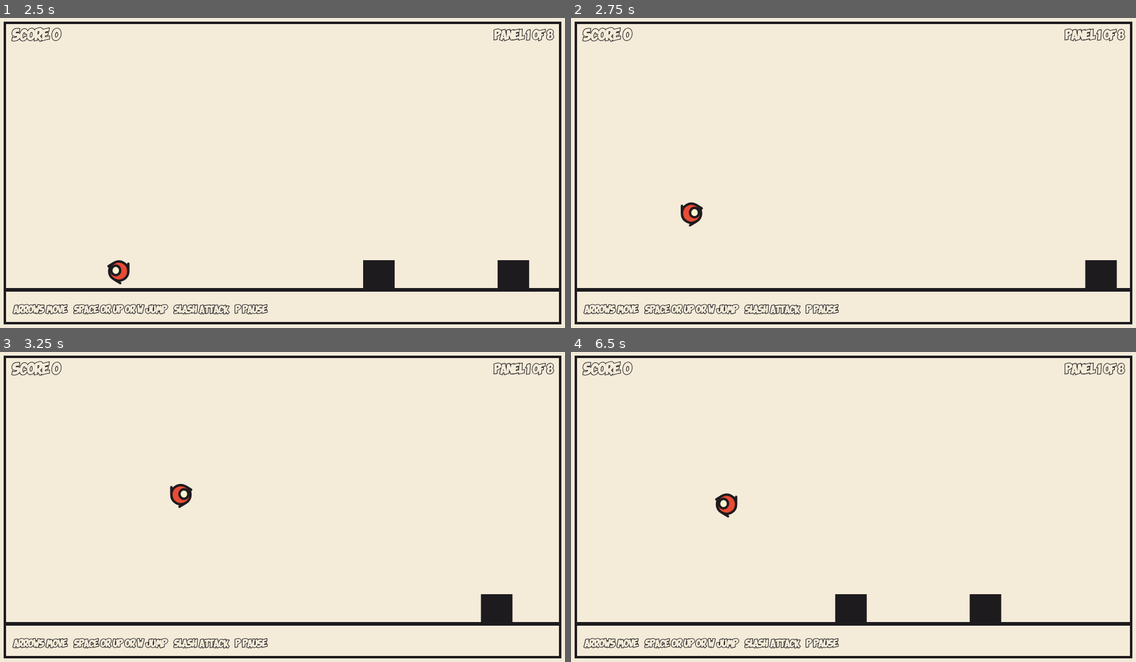
Above: before the commit, frames 1-4 (two rows, left to right).
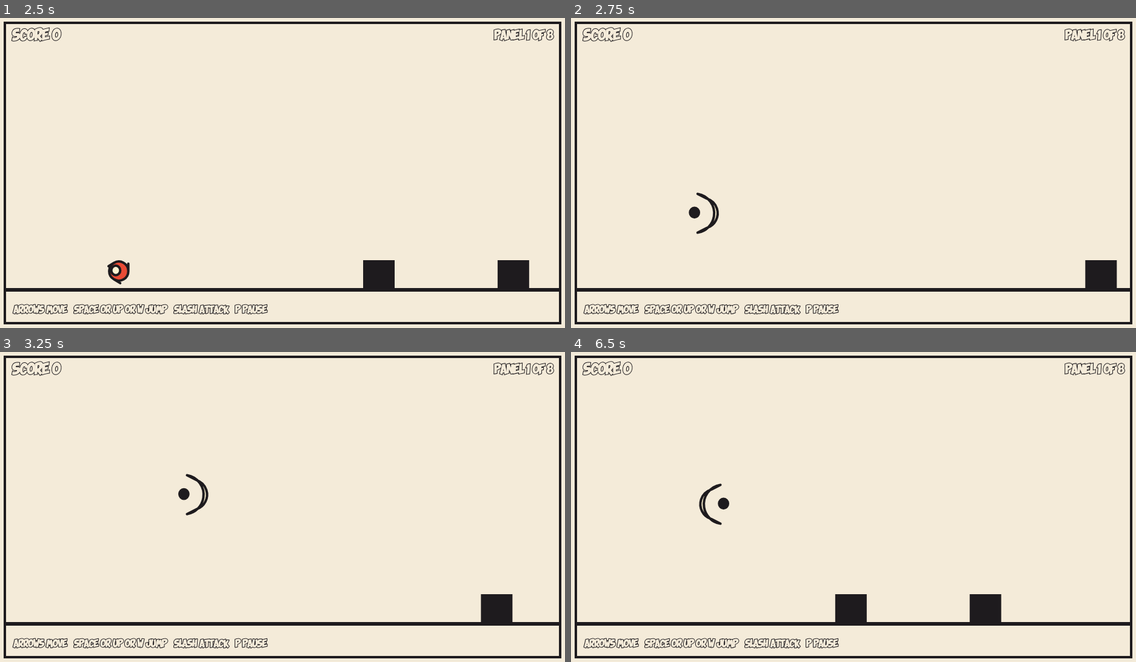
Above: after the commit, the same moments.

Repository: rfrondorf12/ai-girlies-jam-game
Game: browser game, page index.html
The game is run twice, just before and just after one commit, with the same random seed, the same clock (stepped at 60 frames per second) and the same inputs.
Inputs:
- Up to frame 1 (2.5 s): hold Right 1.03-1.53 s; tap Space at 1.1, 1.6, 2.1 s; hold Down 1.58-1.85 s; hold Left 1.9-2.47 s
- Up to frame 2 (2.75 s): tap R at 2.52 s; hold Up from 2.52 s (still down); tap Space at 2.6 s
- Up to frame 3 (3.25 s): release Up at 2.82 s; hold Right from 2.87 s (still down); tap Space at 3.1 s
- Up to frame 4 (6.5 s): release Right at 3.53 s; hold Up 3.58-3.82 s; tap Space every 0.5 s from 3.6 to 6.1 s; hold Left 3.87-4.3 s; hold Down 4.35-4.68 s; hold Right 4.73-5.23 s; hold Down 5.28-5.55 s; hold Left 5.6-6.17 s; hold Up from 6.22 s (still down)

Frame 1 is identical in both runs. In frame 2, 0.3% of the frame differs, in the area x 19-27%, y 56-70%; in frame 3, 0.3%; in frame 4, 0.4%, in the area x 22-30%, y 42-56%.

Commit message:
m4-look: three player costumes, one per world
Co-Authored-By: Claude Code <noreply@anthropic.com>

Diff:
--- a/main.js
+++ b/main.js
@@ -17,6 +17,7 @@
   CONTROLS_HINT, CONTROLS_HINT_SIZE, CONTROLS_HINT_DURATION, CONTROLS_HINT_MARGIN,
   COLOR_PAPER, COLOR_INK, COLOR_PLAYER, COLOR_EYE, COLOR_MONSTER, COLOR_GROUND,
   COLOR_DEATH, PANEL_FLASH_COLOR,
+  WORLD_COUNT, WORLD_PLAYER_FILL, WORLD_PLAYER_EYE,
   AUDIO_ENABLED, AUDIO_MASTER_VOLUME,
   SFX_JUMP_VOLUME, SFX_JUMP_DURATION, SFX_JUMP_BASE_FREQ,
   SFX_SLASH_VOLUME, SFX_SLASH_DURATION, SFX_SLASH_BASE_FREQ,
@@ -45,6 +46,7 @@
 let gameOver = false;         // run has ended: physics freezes, the panel keeps drawing
 let victory = false;          // all 8 panels cleared
 let paused = false;           // true while the run is paused (P or Escape)
+let world = 0;                // current world theme, chosen per run
 let jumpQueued = false;       // a Space / ArrowUp / KeyW press waiting for update() to spend on a jump
 let slashQueued = false;      // a '/' press waiting for update() to spend on a swing
 let runTime = 0;              // seconds of active run, drives the temporary controls hint
@@ -83,6 +85,7 @@
   gameOver = false;
   victory = false;
   paused = false;
+  world = Math.floor(Math.random() * WORLD_COUNT);
   jumpQueued = false;
   slashQueued = false;
   runTime = 0;
@@ -513,6 +516,35 @@
   }
 }
 
+function drawPlayerShape(w, h) {
+  if (world === 0) {
+    // Print Shop: The Missing Piece, a rounded wedge pointing forward.
+    roundedPath([
+      { x: -w / 2, y: -h },
+      { x: w / 2, y: -h / 2 },
+      { x: -w / 2, y: 0 },
+    ], Math.min(w, h) * SHAPE_ROUND);
+  } else if (world === 1) {
+    // Garden: a soft pink worm capsule.
+    roundedPath([
+      { x: -w * 0.45, y: -h },
+      { x: w * 0.45, y: -h },
+      { x: w * 0.45, y: 0 },
+      { x: -w * 0.45, y: 0 },
+    ], Math.min(w, h) * 0.45);
+  } else {
+    // Midnight: a crescent moon pointing forward.
+    const cy = -h / 2;
+    const r = h * 0.58;
+    const outerX = -w * 0.05;
+    const innerX = outerX + w * 0.28;
+    ctx.beginPath();
+    ctx.arc(outerX, cy, r, -Math.PI * 0.45, Math.PI * 0.45);
+    ctx.arc(innerX, cy, r * 0.78, Math.PI * 0.4, -Math.PI * 0.4, true);
+    ctx.closePath();
+  }
+}
+
 function drawPlayer() {
   const w = PLAYER_W;
   const h = PLAYER_H;
@@ -523,16 +555,15 @@
   ctx.lineWidth = OUTLINE_WIDTH;
   ctx.strokeStyle = COLOR_INK;
 
-  // The Missing Piece: a rounded wedge whose point is the direction of travel.
-  roundedPath([{ x: -w / 2, y: -h }, { x: w / 2, y: -h / 2 }, { x: -w / 2, y: 0 }], Math.min(w, h) * SHAPE_ROUND);
-  ctx.fillStyle = gameOver ? COLOR_DEATH : COLOR_PLAYER;
+  drawPlayerShape(w, h);
+  ctx.fillStyle = gameOver ? COLOR_DEATH : WORLD_PLAYER_FILL[world];
   ctx.fill();
   ctx.stroke();
 
-  // One big cream oval eye.
+  // One big oval eye in the world-specific eye colour.
   ctx.beginPath();
   ctx.ellipse(w * EYE_OFFSET_X, h * EYE_OFFSET_Y, w * EYE_RADIUS_X, h * EYE_RADIUS_Y, 0, 0, Math.PI * 2);
-  ctx.fillStyle = COLOR_EYE;
+  ctx.fillStyle = WORLD_PLAYER_EYE[world];
   ctx.fill();
   ctx.stroke();
   ctx.restore();
--- a/tuning.js
+++ b/tuning.js
@@ -118,3 +118,9 @@
 export const COLOR_EYE = '#FFF4D2';         // the hero's cream eye and monster hit flash
 export const COLOR_MONSTER = '#1E1B1E';     // ground-crawling ink rectangle
 export const COLOR_GROUND = '#1E1B1E';      // ground line ink
+
+// --- Worlds / player costumes ---
+export const WORLD_COUNT = 3;
+// 0 = Print Shop (red wedge / ink drop), 1 = Garden (pink worm), 2 = Midnight (cream crescent)
+export const WORLD_PLAYER_FILL = ['#E94B35', '#E88B9A', '#FFF4D2'];
+export const WORLD_PLAYER_EYE = ['#FFF4D2', '#FFF4D2', '#1E1B1E'];
